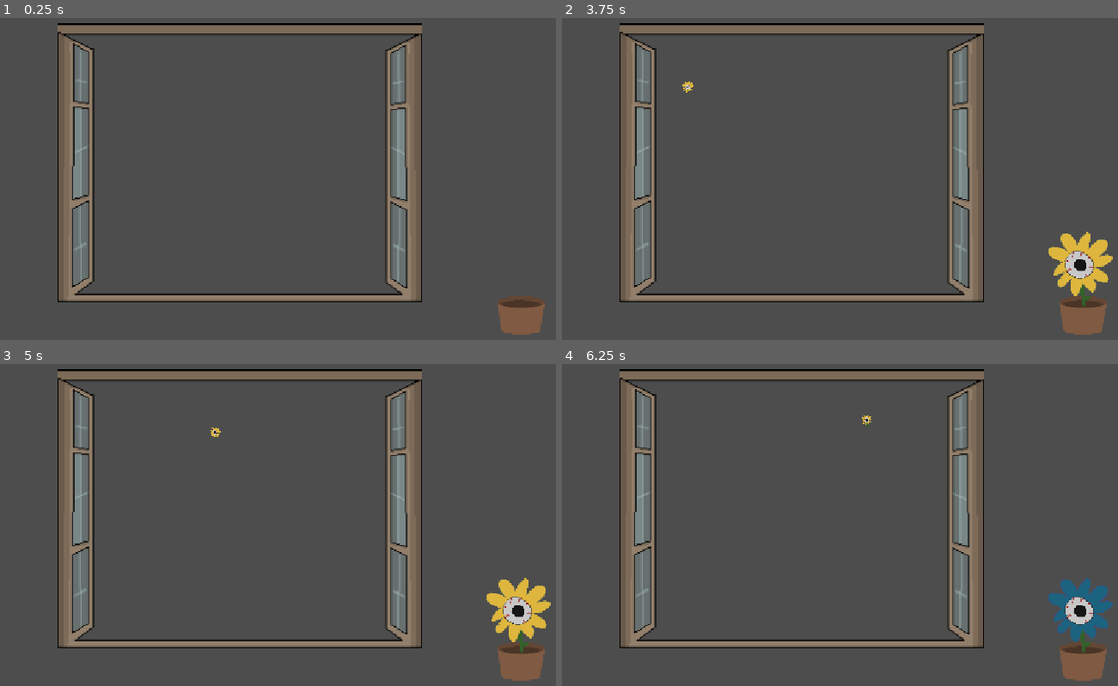
Above: before the commit, frames 1-4 (two rows, left to right).
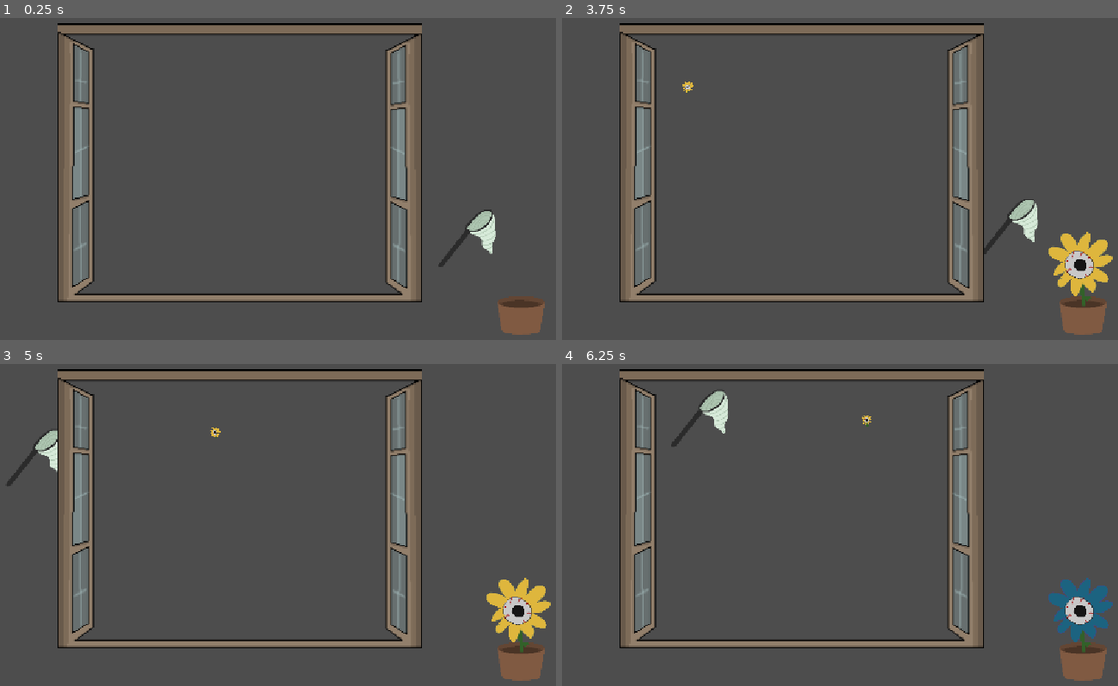
Above: after the commit, the same moments.

Repository: Hbox2000/SaturdayCheese-GameJam
Game: Godot game, scene res://Scenes/game.tscn
The game is run twice, just before and just after one commit, with the same random seed, the same clock (stepped at 60 frames per second) and the same inputs.
Inputs (mouse positions are in pixels of both pictures, inside the frame that each line leads up to):
- Up to frame 1 (0.25 s): no input
- Up to frame 2 (3.75 s): tap Enter at 0.5, 2, 3.5 s; move the mouse to (956, 146) at 0.52 s; hold Right (ui_right) 0.53-1.28 s; tap Space at 1.25, 2.75 s; move the mouse to (667, 185) at 1.27 s; hold Left (ui_left) 1.28-2.03 s; move the mouse to (873, 79) at 2.02 s; hold Right (ui_right) 2.03-2.78 s; move the mouse to (767, 243) at 2.77 s; hold Up (ui_up) 2.78-3.53 s; move the mouse to (1012, 224) at 3.52 s; hold Left (ui_left) from 3.53 s (still down)
- Up to frame 3 (5 s): keep holding Left (ui_left); tap Space at 4.25 s; move the mouse to (33, 454) at 4.27 s
- Up to frame 4 (6.25 s): move the mouse to (840, 512) at 5.02 s; move the mouse to (701, 415) at 5.77 s; release Left (ui_left) at 5.78 s; hold Right (ui_right) from 5.78 s (still down)

The runs differ from the first frame. In frame 1, 0.5% of the frame differs, in the area x 78-90%, y 59-78%; in frame 2, 0.5%; in frame 3, 0.4%; in frame 4, 0.5%.

Commit message:
added bin, no major changes to net
The net has had little change, I added it to the game scene to test and have also readded the grab functionality, could not figure out why the inventory system wasn't working (sorry)

Diff:
--- /dev/null
+++ b/Scenes/bin.tscn
@@ -0,0 +1,3 @@
+[gd_scene format=3 uid="uid://dmvc4akh6qhh5"]
+
+[node name="Bin" type="Node2D" unique_id=1865107621]
--- a/Scenes/game.tscn
+++ b/Scenes/game.tscn
@@ -1,6 +1,7 @@
 [gd_scene format=3 uid="uid://dmag40c803yf3"]
 
 [ext_resource type="PackedScene" uid="uid://ctpvwjw5hufp7" path="res://Scenes/pot.tscn" id="2_qxrlw"]
+[ext_resource type="PackedScene" uid="uid://cir5v0ri6kidm" path="res://Scenes/net.tscn" id="3_3dryh"]
 [ext_resource type="PackedScene" uid="uid://blj3123hay32q" path="res://Scenes/window.tscn" id="3_wrm1d"]
 
 [node name="Game" type="Node2D" unique_id=317577036]
@@ -12,3 +13,6 @@
 
 [node name="Window" parent="." unique_id=654464002 instance=ExtResource("3_wrm1d")]
 position = Vector2(-3, -3)
+
+[node name="Net" parent="." unique_id=371491515 instance=ExtResource("3_3dryh")]
+position = Vector2(379, 116)
--- a/Scripts/net.gd
+++ b/Scripts/net.gd
@@ -15,4 +15,6 @@
 
 func Use() -> void:
 
-	pass
+	if seedInv == null :
+		print("it's null")
+		pass
--- a/Scripts/tool.gd
+++ b/Scripts/tool.gd
@@ -1,6 +1,6 @@
 extends Node2D
 
-var mouse = get_local_mouse_position();
+var mouse = get_global_mouse_position();
 var isOnMouse : bool = false
 # Called when the node enters the scene tree for the first time.
 func _ready() -> void:
@@ -9,7 +9,7 @@
 
 # Called every frame. 'delta' is the elapsed time since the previous frame.
 func _process(delta: float) -> void:
-	mouse = get_local_mouse_position()
+	mouse = get_global_mouse_position()
 	if mouse.distance_to(position) < 40 :
 		isOnMouse = true
 
@@ -24,4 +24,4 @@
 
 func _on_area_2d_area_entered(area: Area2D) -> void:
 	if area.is_in_group("seed"):
-		pass
+		Use()
